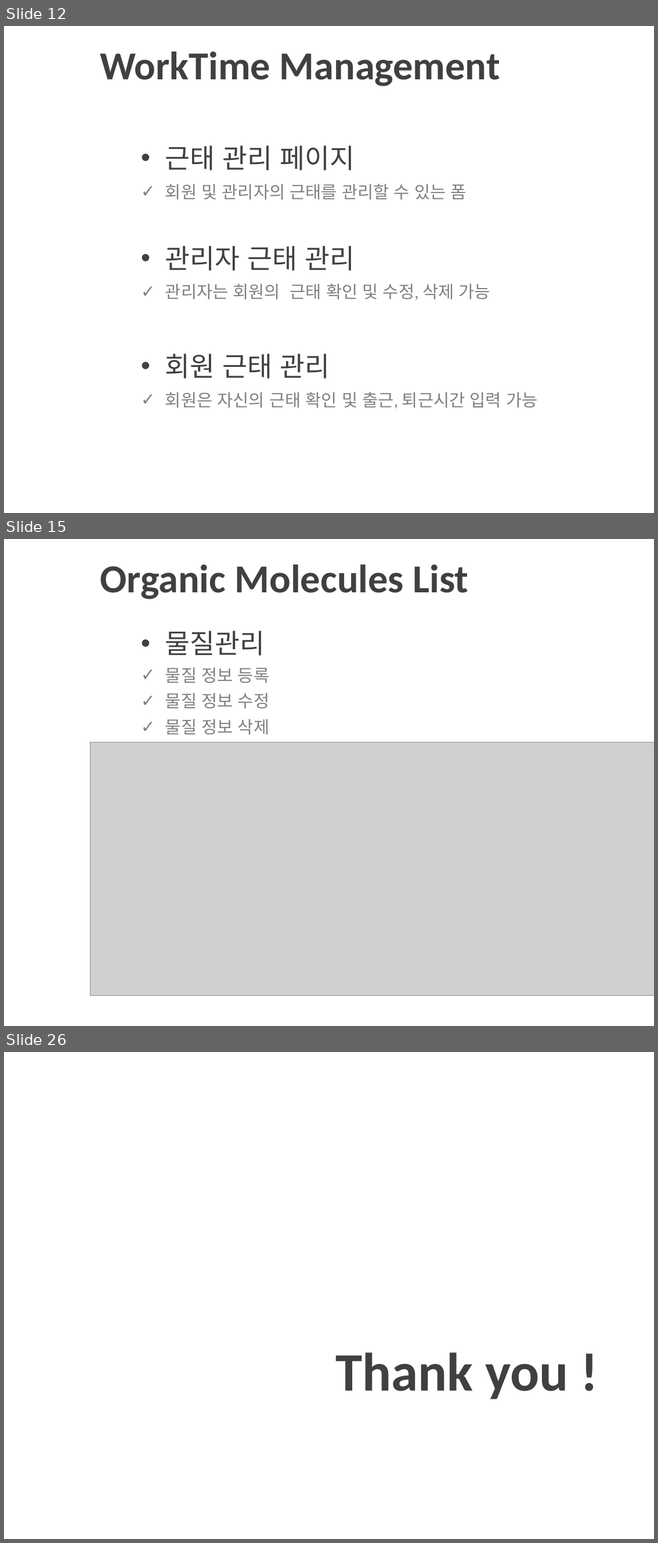
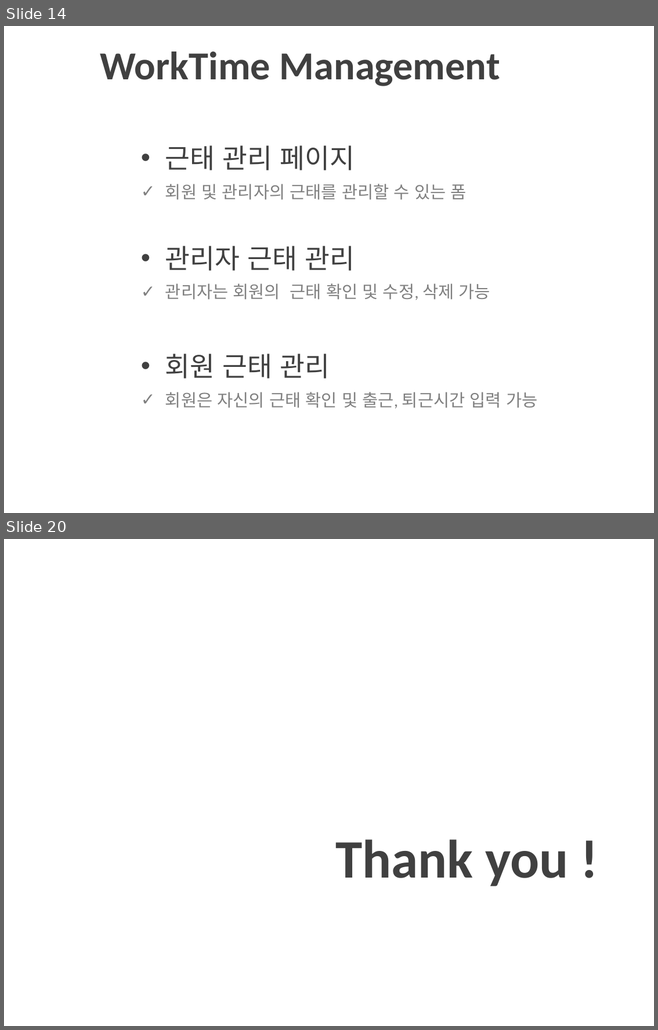
Before and after one commit to itbanked/H_Project, a slide deck: Info/AprilProject_PPT.pptx. Shown one above the other, each under a label of ours: slides 12, 15 and 26 before the commit, slides 14 and 20 after it; the slides between them are not shown. The pictures are 658x1543 and 658x1030 pixels, drawn with LibreOffice and Linux fonts; fonts in the diff are those of the drawing; grey boxes stand for pictures; background and template pictures are left out. Boxes give left, top, right and bottom in pixels: in the first picture for what was removed or moved away, otherwise in the second. Text is boxed around its words. In the diff, an @@ line names an element or a change of style, - is before the commit and + after.

```diff
--- a/Info/AprilProject_PPT.pptx
+++ b/Info/AprilProject_PPT.pptx
@@ slide 15 removed at (x1=4, y1=539, x2=654, y2=1026), background picture (left out) @@
@@ title removed at (x1=100, y1=565, x2=469, y2=599) @@
-Organic Molecules List
@@ text removed at (x1=165, y1=631, x2=269, y2=734) @@
-• 물질관리
-✓ 물질 정보 등록
-✓ 물질 정보 수정
-✓ 물질 정보 삭제
@@ picture removed at (x1=90, y1=743, x2=654, y2=995) @@
@@ what was slide 12 is now slide 14 @@
@@ what was slide 26 is now slide 20 @@
```
Also in this commit, not shown: 7 slides changed, 6 slides added, 11 other slides removed, 2 other files.
